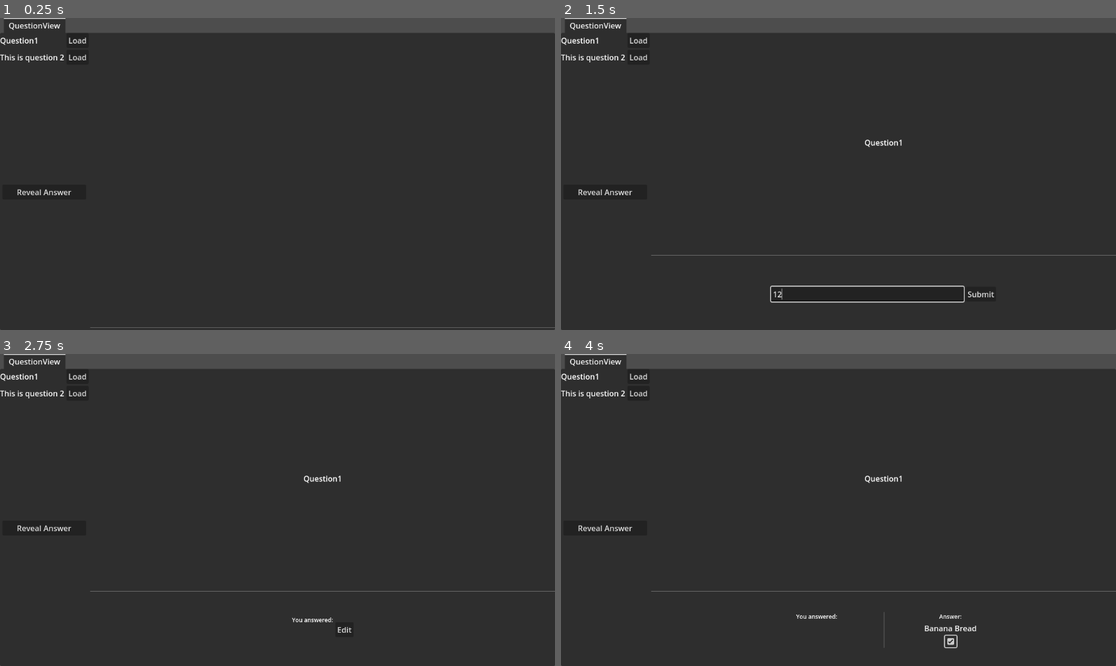
Above: before the commit, frames 1-4 (two rows, left to right).
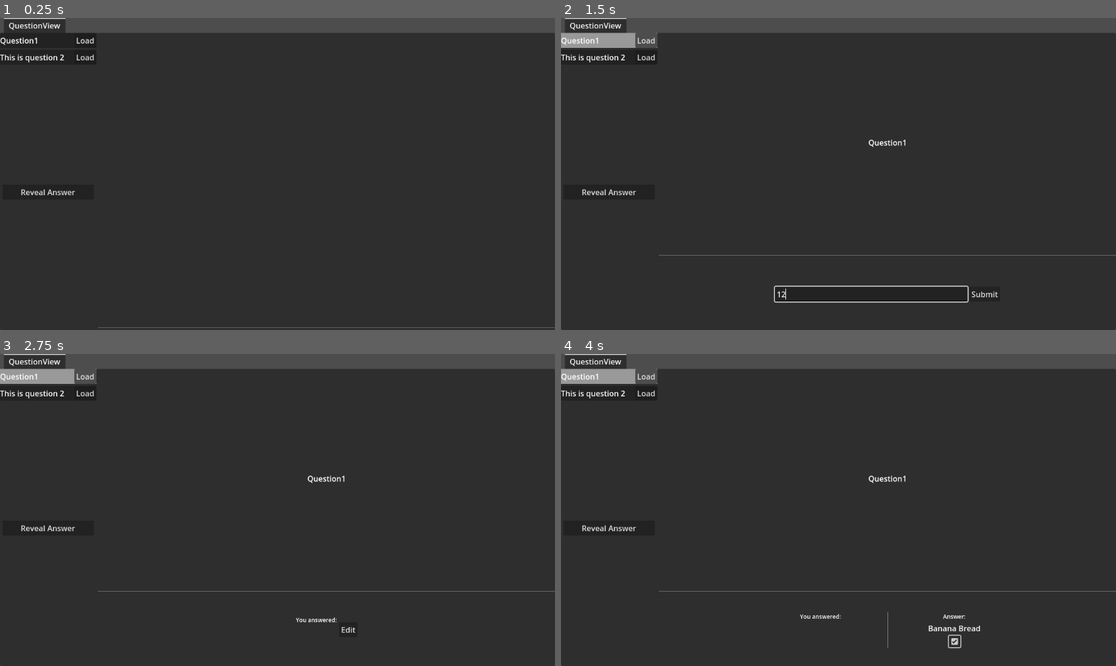
Above: after the commit, the same moments.

Repository: Klawneb/QuizzinMk3
Game: Godot game, scene res://Scenes/HostView/HostView.tscn
The game is run twice, just before and just after one commit, with the same random seed, the same clock (stepped at 60 frames per second) and the same inputs. This scene is started directly instead of the project's main scene.
Inputs (mouse positions are in pixels of both pictures, inside the frame that each line leads up to; where the layout moved, square brackets give the same spot in the first picture):
- Up to frame 1 (0.25 s): no input
- Up to frame 2 (1.5 s): click "Load" at 0.5 s; click (866, 292) at 1.27 s; type "12" at 1.35 s
- Up to frame 3 (2.75 s): click "Submit" at 2 s
- Up to frame 4 (4 s): click "Reveal Answer" at 2.75 s; click (955, 641) [949, 641] at 3.5 s

The runs differ from the first frame. In frame 1, 0.2% of the frame differs, in the area x 3-18%, y 6-100%; in frame 2, 1.3%; in frame 3, 1.2%; in frame 4, 1.4%, in the area x 0-76%, y 4-95%.

Commit message:
highlight selected question

Diff:
--- a/Scenes/HostView/HostView.gd
+++ b/Scenes/HostView/HostView.gd
@@ -1,6 +1,6 @@
 extends Control
 
-@onready var question_list: VBoxContainer = $TabContainer/QuestionView/HBoxContainer/HostSidePanel/QuestionList
+@onready var question_list: VBoxContainer = %QuestionList
 
 func _ready() -> void:
 	for question in QuestionManager.question_list:
--- a/Scenes/HostView/HostView.tscn
+++ b/Scenes/HostView/HostView.tscn
@@ -32,11 +32,18 @@
 grow_vertical = 2
 
 [node name="HostSidePanel" type="VBoxContainer" parent="TabContainer/QuestionView/HBoxContainer"]
-custom_minimum_size = Vector2(150, 0)
+custom_minimum_size = Vector2(200, 0)
 layout_mode = 2
 
-[node name="QuestionList" type="VBoxContainer" parent="TabContainer/QuestionView/HBoxContainer/HostSidePanel"]
+[node name="ScrollContainer" type="ScrollContainer" parent="TabContainer/QuestionView/HBoxContainer/HostSidePanel"]
 layout_mode = 2
+size_flags_vertical = 3
+horizontal_scroll_mode = 0
+
+[node name="QuestionList" type="VBoxContainer" parent="TabContainer/QuestionView/HBoxContainer/HostSidePanel/ScrollContainer"]
+unique_name_in_owner = true
+layout_mode = 2
+size_flags_horizontal = 3
 size_flags_vertical = 3
 
 [node name="MarginContainer" type="MarginContainer" parent="TabContainer/QuestionView/HBoxContainer/HostSidePanel"]
--- a/Scenes/HostView/QuestionListItem/QuestionListItem.gd
+++ b/Scenes/HostView/QuestionListItem/QuestionListItem.gd
@@ -1,11 +1,13 @@
-extends HBoxContainer
+extends PanelContainer
 
-@onready var question_text: Label = $QuestionText
-@onready var submit_button: Button = $SubmitButton
+@onready var question_text: Label = %QuestionText
+@onready var submit_button: Button = %SubmitButton
 
 var question: Question
 
 func _ready() -> void:
+	QuestionManager.current_question_updated.connect(on_current_question_updated)
+
 	question_text.text = question.main_text
 
 func init(question: Question):
@@ -13,3 +15,10 @@
 
 func _on_submit_button_pressed() -> void:
 	QuestionManager.emit_load_question.rpc(inst_to_dict(question))
+
+func on_current_question_updated() -> void:
+	if QuestionManager.current_question.id == question.id:
+		var stylebox := StyleBoxFlat.new()
+		self.add_theme_stylebox_override("panel", stylebox)
+	else:
+		self.remove_theme_stylebox_override("panel")
--- a/Scenes/HostView/QuestionListItem/QuestionListItem.tscn
+++ b/Scenes/HostView/QuestionListItem/QuestionListItem.tscn
@@ -2,7 +2,7 @@
 
 [ext_resource type="Script" path="res://Scenes/HostView/QuestionListItem/QuestionListItem.gd" id="1_vktlg"]
 
-[node name="QuestionListItem" type="HBoxContainer"]
+[node name="QuestionListItem" type="PanelContainer"]
 anchors_preset = 15
 anchor_right = 1.0
 anchor_bottom = 1.0
@@ -10,12 +10,18 @@
 grow_vertical = 2
 script = ExtResource("1_vktlg")
 
-[node name="QuestionText" type="Label" parent="."]
+[node name="HBoxContainer" type="HBoxContainer" parent="."]
+layout_mode = 2
+
+[node name="QuestionText" type="Label" parent="HBoxContainer"]
+unique_name_in_owner = true
 layout_mode = 2
 size_flags_horizontal = 3
+text_overrun_behavior = 3
 
-[node name="SubmitButton" type="Button" parent="."]
+[node name="SubmitButton" type="Button" parent="HBoxContainer"]
+unique_name_in_owner = true
 layout_mode = 2
 text = "Load"
 
-[connection signal="pressed" from="SubmitButton" to="." method="_on_submit_button_pressed"]
+[connection signal="pressed" from="HBoxContainer/SubmitButton" to="." method="_on_submit_button_pressed"]
--- a/Scenes/QuestionView/QuestionView.gd
+++ b/Scenes/QuestionView/QuestionView.gd
@@ -11,8 +11,6 @@
 	Question.AnswerType.TEXT: "res://Scenes/QuestionView/AnswerText/AnswerText.tscn"
 }
 
-var current_question: Question
-
 func _ready() -> void:
 	QuestionManager.question_load.connect(on_question_load)
 	QuestionManager.answer_reveal.connect(on_answer_revealed)
@@ -20,7 +18,7 @@
 func on_question_load(question: Question) -> void:
 	Utils.remove_all_children(question_container)
 	Utils.remove_all_children(answer_container)
-	current_question = question
+	QuestionManager.set_current_question(question)
 
 	if question.question_type != Question.QuestionType.NONE:
 		var question_node = load(QuestionScenes[question.question_type]).instantiate()
@@ -36,5 +34,5 @@
 	Utils.remove_all_children(answer_container)
 
 	var revealed_answer = load("res://Scenes/QuestionView/AnswerRevealed/AnswerRevealed.tscn").instantiate()
-	revealed_answer.init(current_question)
+	revealed_answer.init(QuestionManager.current_question)
 	answer_container.add_child(revealed_answer)
--- a/Scripts/Autoload/QuestionManager.gd
+++ b/Scripts/Autoload/QuestionManager.gd
@@ -4,6 +4,9 @@
 
 signal question_load
 signal answer_reveal
+signal current_question_updated
+
+var current_question
 
 func load_question_list() -> Array:
 	var questions: Array = []
@@ -22,3 +25,7 @@
 @rpc("authority", "call_local", "reliable")
 func emit_reveal_answer():
 	answer_reveal.emit()
+
+func set_current_question(question: Question):
+	current_question = question
+	current_question_updated.emit()
